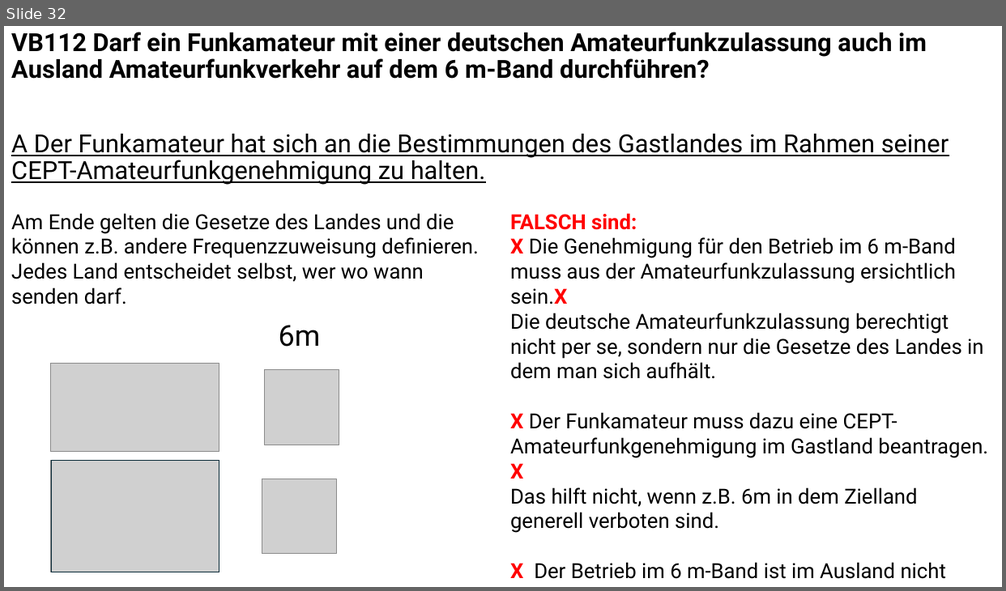
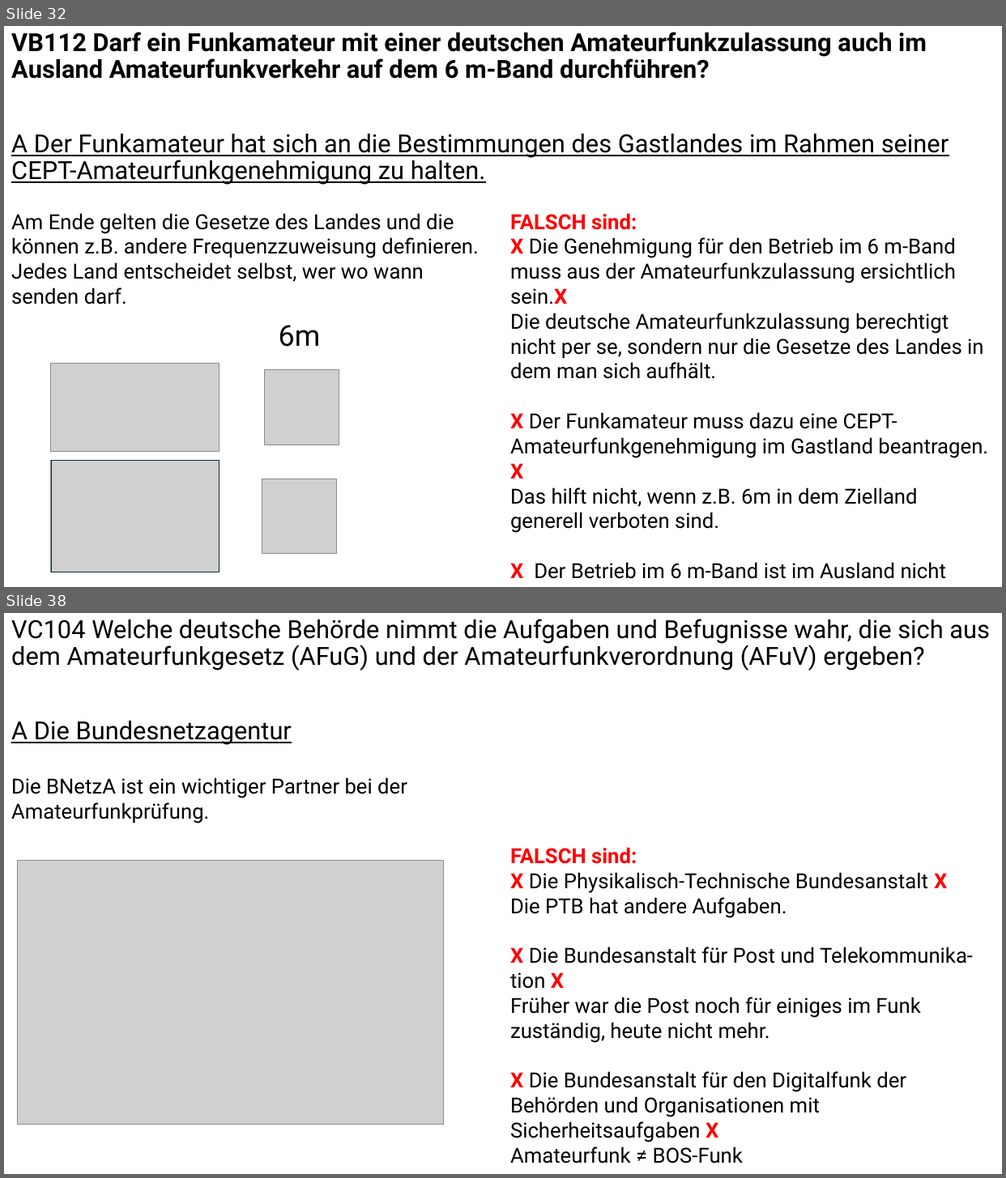
Before and after one commit to Nothinel/Lichtblicke_Amateurfunk, a slide deck: Kenntnisse_von_Vorschriften/Lichtblicke_Kenntnisse_von_Vorschriften.pptx. Shown one above the other, each under a label of ours: slide 32 before the commit, slides 32 and 38 after it; the slides between them are not shown. The pictures are 1006x591 and 1006x1178 pixels, drawn with LibreOffice and Linux fonts; fonts in the diff are those of the drawing; grey boxes stand for pictures. Boxes give left, top, right and bottom in pixels: in the first picture for what was removed or moved away, otherwise in the second. Text is boxed around its words. In the diff, an @@ line names an element or a change of style, - is before the commit and + after.

Commit message:
Fragen bis zu VC107, sowie Flagge von Japan und Logo BNetzA hinzugefügt.

```diff
--- a/Kenntnisse_von_Vorschriften/Lichtblicke_Kenntnisse_von_Vorschriften.pptx
+++ b/Kenntnisse_von_Vorschriften/Lichtblicke_Kenntnisse_von_Vorschriften.pptx
@@ slide 38 added at bbox=[4, 613, 1002, 1174], background #FFFFFF @@
@@ text added at bbox=[11, 619, 990, 745], 24 pt, text #000000 @@
+VC104 Welche deutsche Behörde nimmt die Aufgaben und Befugnisse wahr, die sich aus dem Amateurfunkgesetz (AFuG) und der Amateurfunkverordnung (AFuV) ergeben?
+A Die Bundesnetzagentur
@@ text added at bbox=[11, 777, 407, 824], 20 pt, text #000000 @@
+Die BNetzA ist ein wichtiger Partner bei der Amateurfunkprüfung.
@@ text added at bbox=[510, 847, 973, 1143], 20 pt, text #000000 @@
+FALSCH sind:
+X Die Physikalisch-Technische Bundesanstalt X
+Die PTB hat andere Aufgaben.
+X Die Bundesanstalt für Post und Telekommunika-
+tion X
+Früher war die Post noch für einiges im Funk zuständig, heute nicht mehr.
+X Die Bundesanstalt für den Digitalfunk der Behörden und Organisationen mit Sicherheitsaufgaben X
+Amateurfunk ≠ BOS-Funk
@@ picture added at bbox=[18, 861, 444, 1124] @@
```
Also in this commit, not shown: 8 other slides added, 2 other files.
